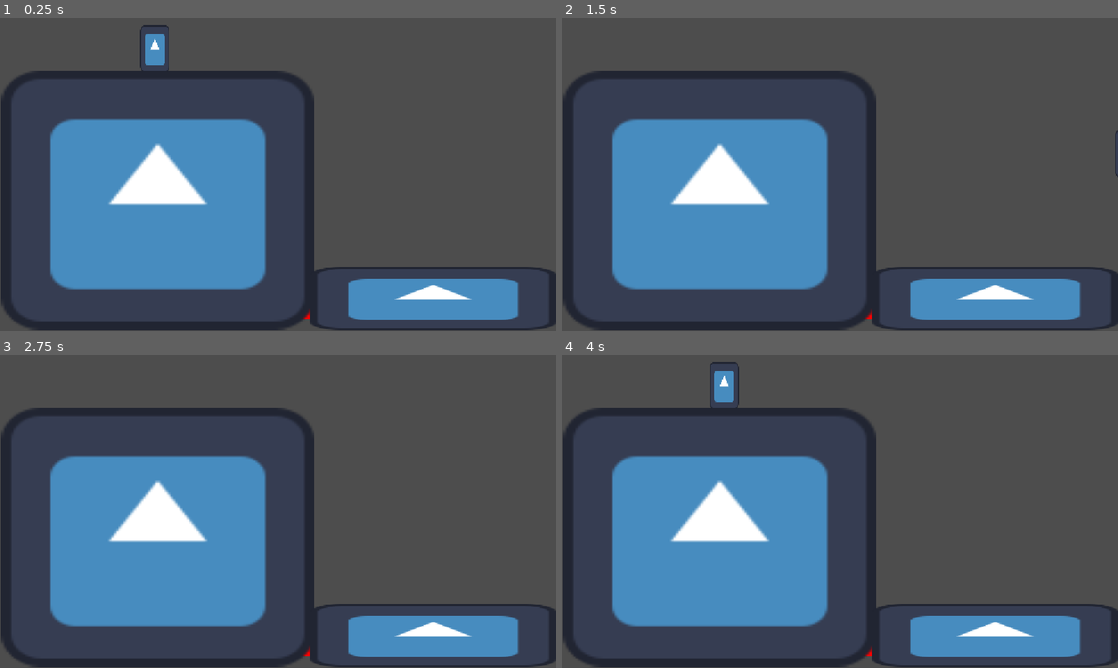
Above: before the commit, frames 1-4 (two rows, left to right).
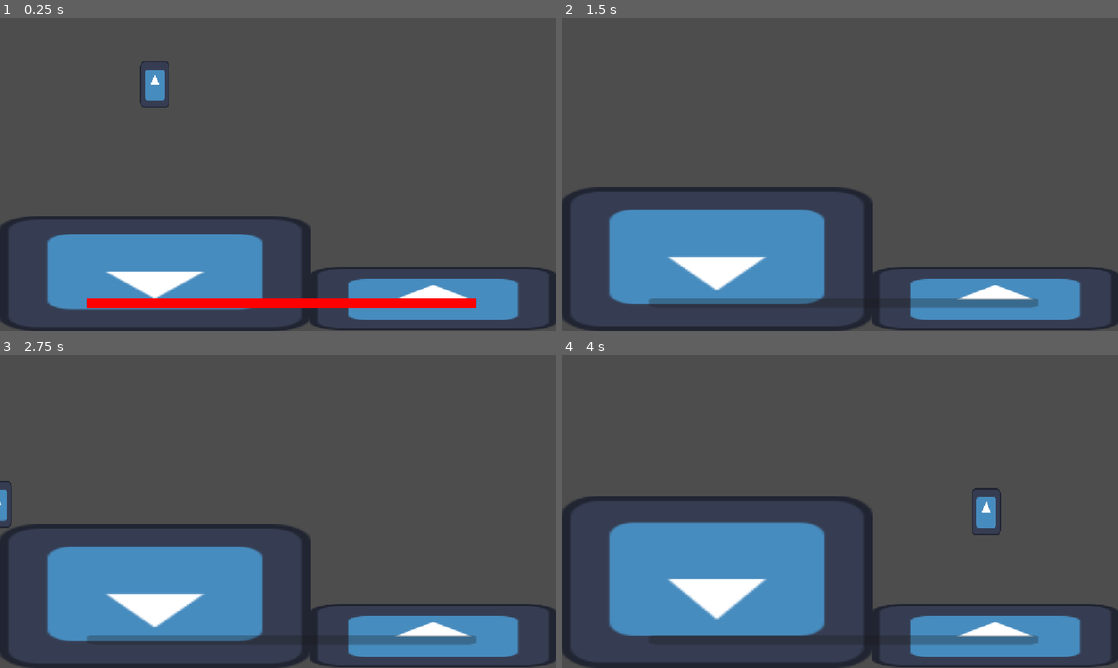
Above: after the commit, the same moments.

Repository: wisp791/Godot-Test
Game: Godot game, scene res://test.tscn
Two runs of this game, one before a commit and one after it. Both use one fixed random seed, a clock stepped at 60 frames per second and the inputs below. The engine's default icon, where the game draws it, is replaced by a stand-in: a white triangle on a blue panel in a dark square.
Inputs:
- Up to frame 1 (0.25 s): no input
- Up to frame 2 (1.5 s): tap Enter (ui_accept) at 0.5, 0.77 s; hold Right (ui_right) from 0.53 s (still down)
- Up to frame 3 (2.75 s): tap Enter (ui_accept) at 1.52 s; release Right (ui_right) at 2.03 s; hold Left (ui_left) from 2.03 s (still down)
- Up to frame 4 (4 s): release Left (ui_left) at 2.78 s; hold Right (ui_right) from 2.78 s (still down); tap Enter (ui_accept) at 3.02, 3.77 s

The runs differ from the first frame. In frame 1, 25% of the frame differs, in the area x 0-86%, y 2-100%; in frame 2, 20%; in frame 3, 20%; in frame 4, 18%.

Commit message:
Cliff growth and teleport coordinates adjustment
Cliff growth and teleport coordinates adjustment

Diff:
--- /dev/null
+++ b/scripts/cliff_growth.gd
@@ -0,0 +1,14 @@
+extends StaticBody2D
+
+
+# Called when the node enters the scene tree for the first time.
+func _ready() -> void:
+	pass # Replace with function body.
+
+
+# Called every frame. 'delta' is the elapsed time since the previous frame.
+func _process(delta: float) -> void:
+	pass
+
+func grow():
+	scale.y += 0.25
--- a/scripts/movement.gd
+++ b/scripts/movement.gd
@@ -1,5 +1,6 @@
 extends CharacterBody2D
 
+@export var cliff: StaticBody2D
 
 const SPEED = 300.0
 const JUMP_VELOCITY = -400.0
@@ -22,8 +23,9 @@
 	else:
 		velocity.x = move_toward(velocity.x, 0, SPEED)
 
-	if position.y > 75:
-		position.x = 70
-		position.y = -12
+	if position.y >= 125:
+		position.x = -14
+		position.y = -107
+		cliff.grow()
 
 	move_and_slide()
--- a/test.tscn
+++ b/test.tscn
@@ -2,6 +2,7 @@
 
 [ext_resource type="Texture2D" uid="uid://c2wuwgsqfu7ge" path="res://icon.svg" id="1_37kl0"]
 [ext_resource type="Script" uid="uid://cd1t5e0myd4hk" path="res://scripts/movement.gd" id="2_6uqi0"]
+[ext_resource type="Script" uid="uid://d0ca1qihtqpfj" path="res://scripts/cliff_growth.gd" id="2_ykrsh"]
 [ext_resource type="Script" uid="uid://cbe3ntw6uti7s" path="res://scripts/hp_bar.gd" id="3_6uqi0"]
 [ext_resource type="Script" uid="uid://cs6rc2l0j570g" path="res://scripts/hp_component.gd" id="4_ppyta"]
 
@@ -17,12 +18,13 @@
 [node name="Node2D" type="Node2D" unique_id=626909662]
 
 [node name="Control" type="Control" parent="." unique_id=1044325013]
+z_index = 1
 layout_mode = 3
 anchors_preset = 0
-offset_left = 70.0
-offset_top = -12.0
-offset_right = 110.0
-offset_bottom = 28.0
+offset_left = 75.0
+offset_top = -20.0
+offset_right = 115.0
+offset_bottom = 20.0
 
 [node name="HpBar" type="ProgressBar" parent="Control" unique_id=209369644 node_paths=PackedStringArray("hp")]
 layout_mode = 0
@@ -39,14 +41,18 @@
 hp = NodePath("../../Player/HpComponent")
 
 [node name="StaticBody2D" type="StaticBody2D" parent="." unique_id=316520481]
+position = Vector2(112, 80)
+rotation = 3.1415927
+script = ExtResource("2_ykrsh")
 
 [node name="CollisionShape2D" type="CollisionShape2D" parent="StaticBody2D" unique_id=2112339497]
-position = Vector2(57, -11)
+position = Vector2(55.000008, 38.92026)
+scale = Vector2(1, 0.44448468)
 shape = SubResource("RectangleShape2D_8ry2g")
 
 [node name="Sprite2D" type="Sprite2D" parent="StaticBody2D" unique_id=352739797]
-position = Vector2(57.999992, -10.250004)
-scale = Vector2(1.6875, 1.3945313)
+position = Vector2(56, 39.670258)
+scale = Vector2(1.6875, 0.6198478)
 texture = ExtResource("1_37kl0")
 
 [node name="StaticBody2D (2)" type="StaticBody2D" parent="." unique_id=2133331513]
@@ -61,9 +67,10 @@
 scale = Vector2(1.331272, 0.33783507)
 texture = ExtResource("1_37kl0")
 
-[node name="Player" type="CharacterBody2D" parent="." unique_id=338293096]
+[node name="Player" type="CharacterBody2D" parent="." unique_id=338293096 node_paths=PackedStringArray("cliff")]
 position = Vector2(70, -12)
 script = ExtResource("2_6uqi0")
+cliff = NodePath("../StaticBody2D")
 
 [node name="CollisionShape2D" type="CollisionShape2D" parent="Player" unique_id=1004449612]
 position = Vector2(-13.999992, -107)
Not shown, added: scripts/cliff_growth.gd.uid
